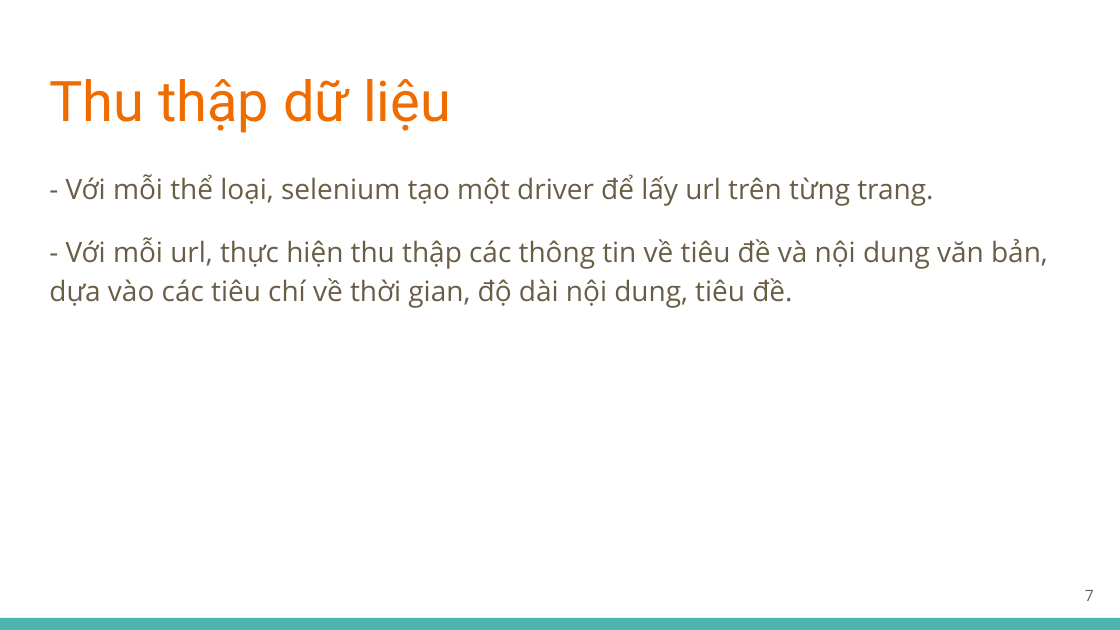
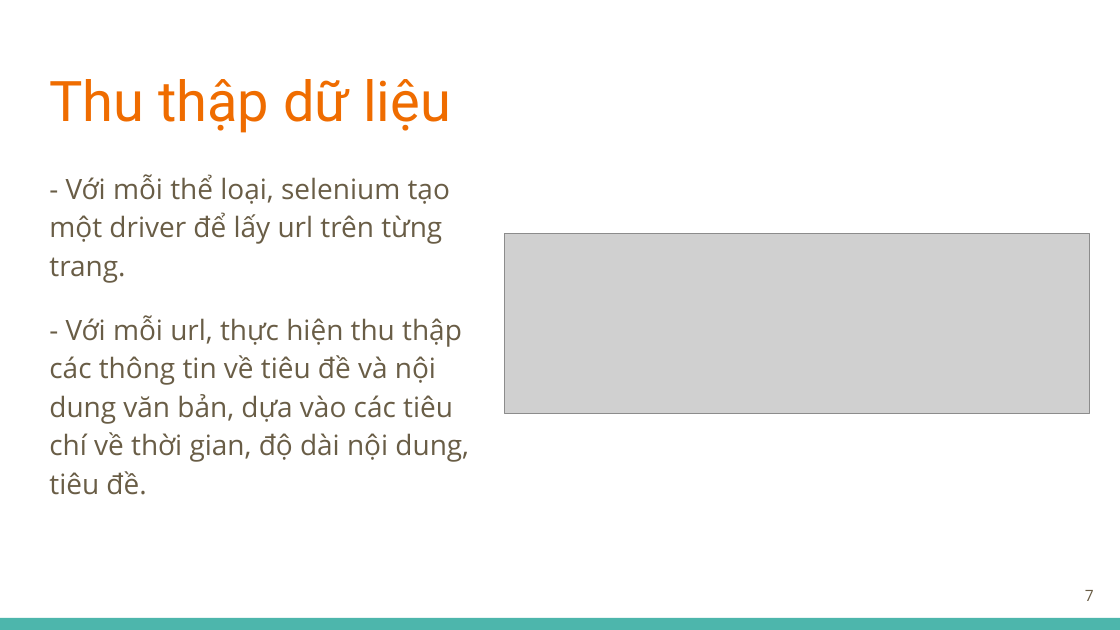
Before and after one commit to tuandoan998/DS_Final_Project, a slide deck: slide 7 of misc/docs/slide.pptx. Drawn at 1120x630 pixels with LibreOffice and Linux fonts; fonts in the diff are those of the drawing; grey boxes stand for pictures. Boxes give left, top, right and bottom in pixels: in the first picture for what was removed or moved away, otherwise in the second. Text is boxed around its words. In the diff, an @@ line names an element or a change of style, - is before the commit and + after.

```diff
--- a/misc/docs/slide.pptx
+++ b/misc/docs/slide.pptx
@@ text "- Với mỗi thể loại, ..." rewrapped from (49, 174, 1048, 308) to (49, 174, 469, 495) @@
@@ picture added at (505, 233, 1090, 413) @@
```
Also in this commit, not shown: 8 other slides changed, 3 slides added, 2 slides removed, 3 other files.
